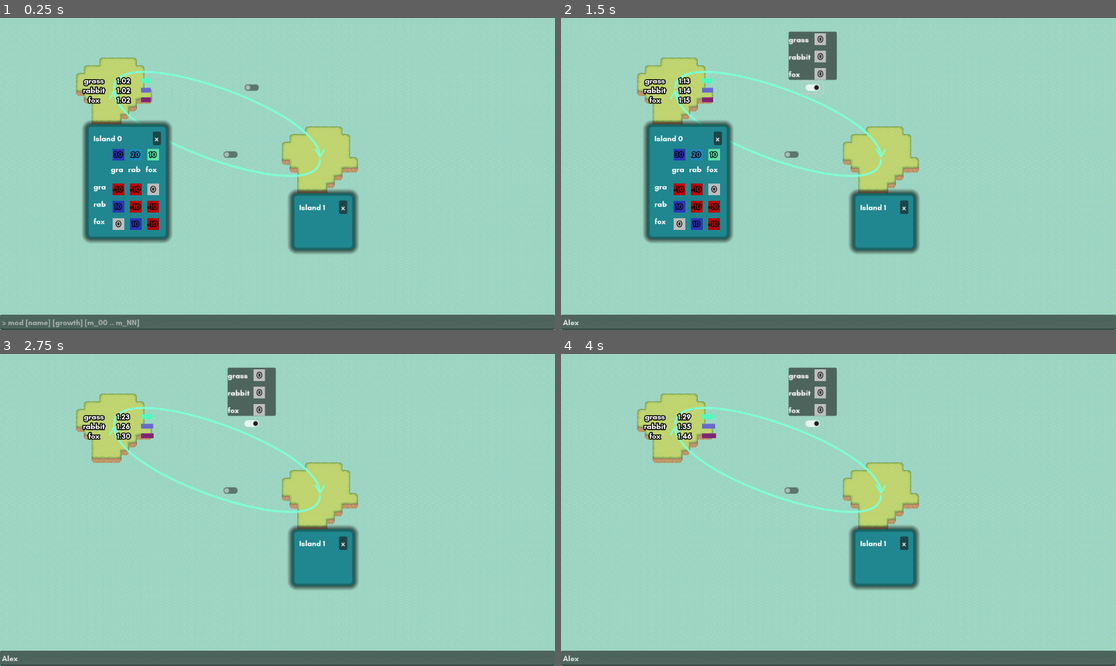
Above: before the commit, frames 1-4 (two rows, left to right).
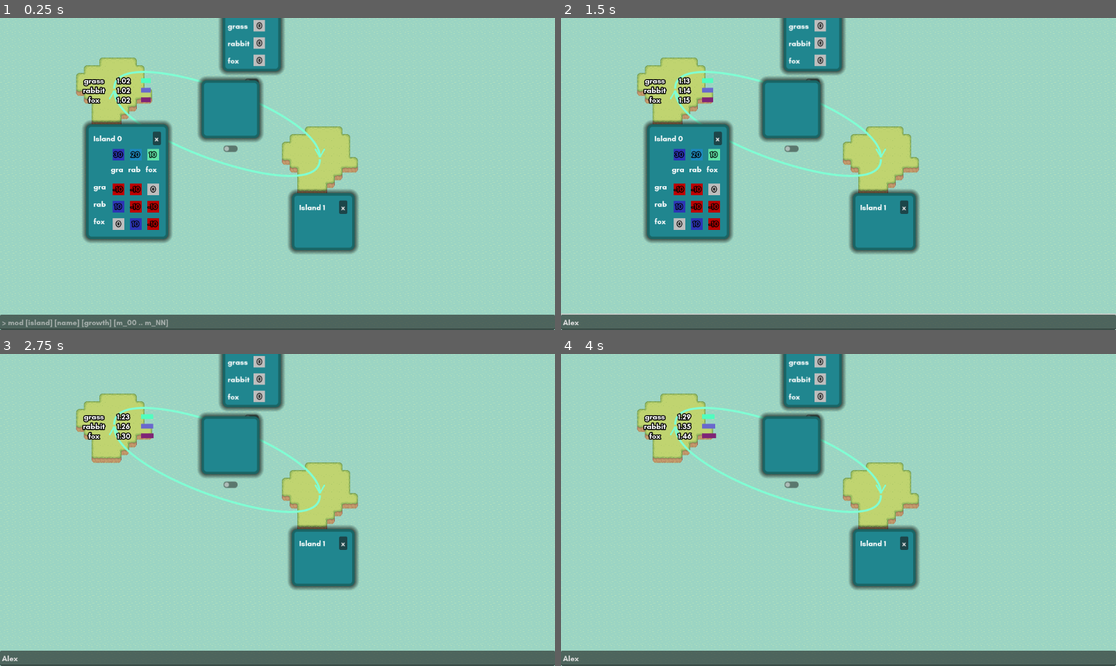
Above: after the commit, the same moments.

Repository: quimnuss/eco
Game: Godot game, scene res://scenes/world.tscn
Same seed, same stepped clock (60 frames per second), same inputs: the game is played once before the commit and once after it.
Inputs (mouse positions are in pixels of both pictures, inside the frame that each line leads up to):
- Up to frame 1 (0.25 s): no input
- Up to frame 2 (1.5 s): click (838, 323) at 0.52 s; type "Alex" at 0.6 s; click (810, 86) at 1.27 s
- Up to frame 3 (2.75 s): click "x" at 2 s
- Up to frame 4 (4 s): tap Enter at 2.75 s; move the mouse to (821, 375) at 2.77 s; hold Up (ui_up) 2.78-3.53 s; click (821, 375) at 2.92 s; move the mouse to (821, 391) at 3.52 s; hold Down (ui_down) from 3.53 s (still down); click (821, 391) at 3.67 s

The runs differ from the first frame. In frame 1, 4.9% of the frame differs, in the area x 5-52%, y 0-100%; in frame 2, 5.1%, in the area x 0-100%, y 0-96%; in frame 3, 4.6%; in frame 4, 4.6%.

Commit message:
new: panel stylebox, island-configurable cli

Diff:
--- a/actors/glv.gd
+++ b/actors/glv.gd
@@ -110,6 +110,8 @@
     species_names.push_back(species_name)
     self.num_species += 1
     growth_delta.resize(num_species)
+    immigration.resize(num_species)
+    emigration.resize(num_species)
 
     mutual_delta.resize(num_species)
     for mutual in mutual_delta:
--- a/actors/island.gd
+++ b/actors/island.gd
@@ -49,7 +49,8 @@
         migration_matrix[Vector2i(to_island.island_id, from_island.island_id)] = migration_value
         glv.immigration[species_index] += migration_value - previous_migration
     else:
-        # new species!
+        # TODO new species! where do we get the definition? we probably need a global dictionary
+        # and islands apply modifiers?
         pass
 
 func _on_change_species(island : int, species_name : String, growth : float, mutuality : Array):
--- a/actors/migration_line.gd
+++ b/actors/migration_line.gd
@@ -33,7 +33,7 @@
         path_2d.ends_down = false
     var migration_points : PackedVector2Array = path_2d.curve.get_baked_points()
     interaction_point = Vector2(migration_points[floor(len(migration_points)/2.0)]) + Vector2(0,-30)
-    migration_popup.global_position = interaction_point + self.global_position - Vector2(0,panel.get_custom_minimum_size().y)
+    migration_popup.global_position = interaction_point + self.global_position - Vector2(0,panel.get_custom_minimum_size().y + 20)
 
     for i in range(len(species_names)):
         var species_name : String = species_names[i]
--- a/actors/migration_line.tscn
+++ b/actors/migration_line.tscn
@@ -1,8 +1,9 @@
-[gd_scene load_steps=5 format=3 uid="uid://bwehb37iwp8k5"]
+[gd_scene load_steps=6 format=3 uid="uid://bwehb37iwp8k5"]
 
 [ext_resource type="Script" path="res://actors/migration_line.gd" id="1_j1vie"]
 [ext_resource type="Script" path="res://scripts/drawn_path2d.gd" id="2_ncrjm"]
 [ext_resource type="Script" path="res://ui/migration_panel.gd" id="3_0c82o"]
+[ext_resource type="StyleBox" uid="uid://b4j6hug60aq8" path="res://ui/panel_stylebox.tres" id="3_1pg7r"]
 
 [sub_resource type="Curve2D" id="Curve2D_7ht1x"]
 _data = {
@@ -26,12 +27,13 @@
 grow_horizontal = 2
 size_flags_horizontal = 4
 size_flags_vertical = 8
+theme_override_constants/separation = 20
 alignment = 2
 
 [node name="Panel" type="Panel" parent="Path2D/Control"]
-visible = false
 custom_minimum_size = Vector2(100, 100)
 layout_mode = 2
+theme_override_styles/panel = ExtResource("3_1pg7r")
 script = ExtResource("3_0c82o")
 
 [node name="GridContainer" type="GridContainer" parent="Path2D/Control/Panel"]
--- a/data/3_sample_0.tres
+++ b/data/3_sample_0.tres
@@ -1,4 +1,4 @@
-[gd_resource type="Resource" script_class="GLVSample" load_steps=2 format=3]
+[gd_resource type="Resource" script_class="GLVSample" load_steps=2 format=3 uid="uid://civar63veinm5"]
 
 [ext_resource type="Script" path="res://actors/glv_sample.gd" id="1_12wmr"]
 
--- a/ui/cli.gd
+++ b/ui/cli.gd
@@ -45,11 +45,11 @@
         return
     match tokens[0]:
         'mod':
-            if len(tokens) > 4: # add <name> <growth> <mutuality : Array>
-                var species_name : String = tokens[1]
-                var growth : float = float(tokens[2])
-                var mutuality : Array = Array(tokens.slice(3)).map(to_float)
-                var island : int = 0
+            if len(tokens) > 4: # mod <island> <name> <growth> <mutuality : Array>
+                var island : int = int(tokens[1])
+                var species_name : String = tokens[2]
+                var growth : float = float(tokens[3])
+                var mutuality : Array = Array(tokens.slice(4)).map(to_float)
                 change_species.emit(island, species_name, growth, mutuality)
 
 func to_float(text : String):
--- a/ui/cli.tscn
+++ b/ui/cli.tscn
@@ -18,5 +18,5 @@
 [node name="CliEdit" type="LineEdit" parent="CenterContainer"]
 layout_mode = 2
 size_flags_horizontal = 3
-placeholder_text = "> mod [name] [growth] [m_00 .. m_NN]"
+placeholder_text = "> mod [island] [name] [growth] [m_00 .. m_NN]"
 caret_blink = true
--- /dev/null
+++ b/ui/panel_stylebox.tres
@@ -0,0 +1,18 @@
+[gd_resource type="StyleBoxFlat" format=3 uid="uid://b4j6hug60aq8"]
+
+[resource]
+bg_color = Color(0.12549, 0.52549, 0.560784, 1)
+border_width_left = 5
+border_width_top = 5
+border_width_right = 5
+border_width_bottom = 5
+border_color = Color(0.0980392, 0.396078, 0.396078, 1)
+corner_radius_top_left = 10
+corner_radius_top_right = 10
+corner_radius_bottom_right = 10
+corner_radius_bottom_left = 10
+expand_margin_left = 10.0
+expand_margin_top = 10.0
+expand_margin_right = 10.0
+expand_margin_bottom = 10.0
+shadow_size = 10
--- a/ui/species_grid.tscn
+++ b/ui/species_grid.tscn
@@ -1,23 +1,7 @@
 [gd_scene load_steps=3 format=3 uid="uid://cxdx1cm2a7b4t"]
 
 [ext_resource type="Script" path="res://ui/species_grid.gd" id="1_naxn0"]
-
-[sub_resource type="StyleBoxFlat" id="StyleBoxFlat_0a1o6"]
-bg_color = Color(0.12549, 0.52549, 0.560784, 1)
-border_width_left = 5
-border_width_top = 5
-border_width_right = 5
-border_width_bottom = 5
-border_color = Color(0.0980392, 0.396078, 0.396078, 1)
-corner_radius_top_left = 10
-corner_radius_top_right = 10
-corner_radius_bottom_right = 10
-corner_radius_bottom_left = 10
-expand_margin_left = 10.0
-expand_margin_top = 10.0
-expand_margin_right = 10.0
-expand_margin_bottom = 10.0
-shadow_size = 10
+[ext_resource type="StyleBox" uid="uid://b4j6hug60aq8" path="res://ui/panel_stylebox.tres" id="2_xmstb"]
 
 [node name="SpeciesGrid" type="Control"]
 layout_mode = 3
@@ -29,7 +13,7 @@
 layout_mode = 0
 offset_right = 40.0
 offset_bottom = 40.0
-theme_override_styles/panel = SubResource("StyleBoxFlat_0a1o6")
+theme_override_styles/panel = ExtResource("2_xmstb")
 
 [node name="VBoxContainer" type="VBoxContainer" parent="PanelContainer"]
 layout_mode = 2
